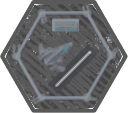
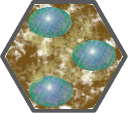
Revision of a layered 128×113 image; what changed, layer by layer:
hid "Layer #3", painted on it over [0, 0, 128, 113]
added layer "Layer #10" above "Layer #2" over [0, 0, 128, 113]
